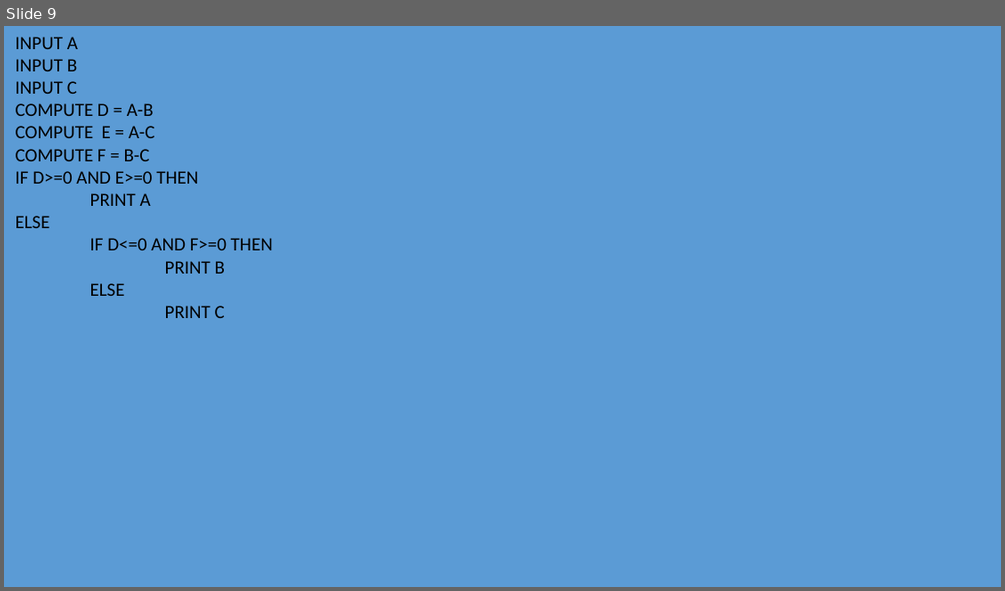
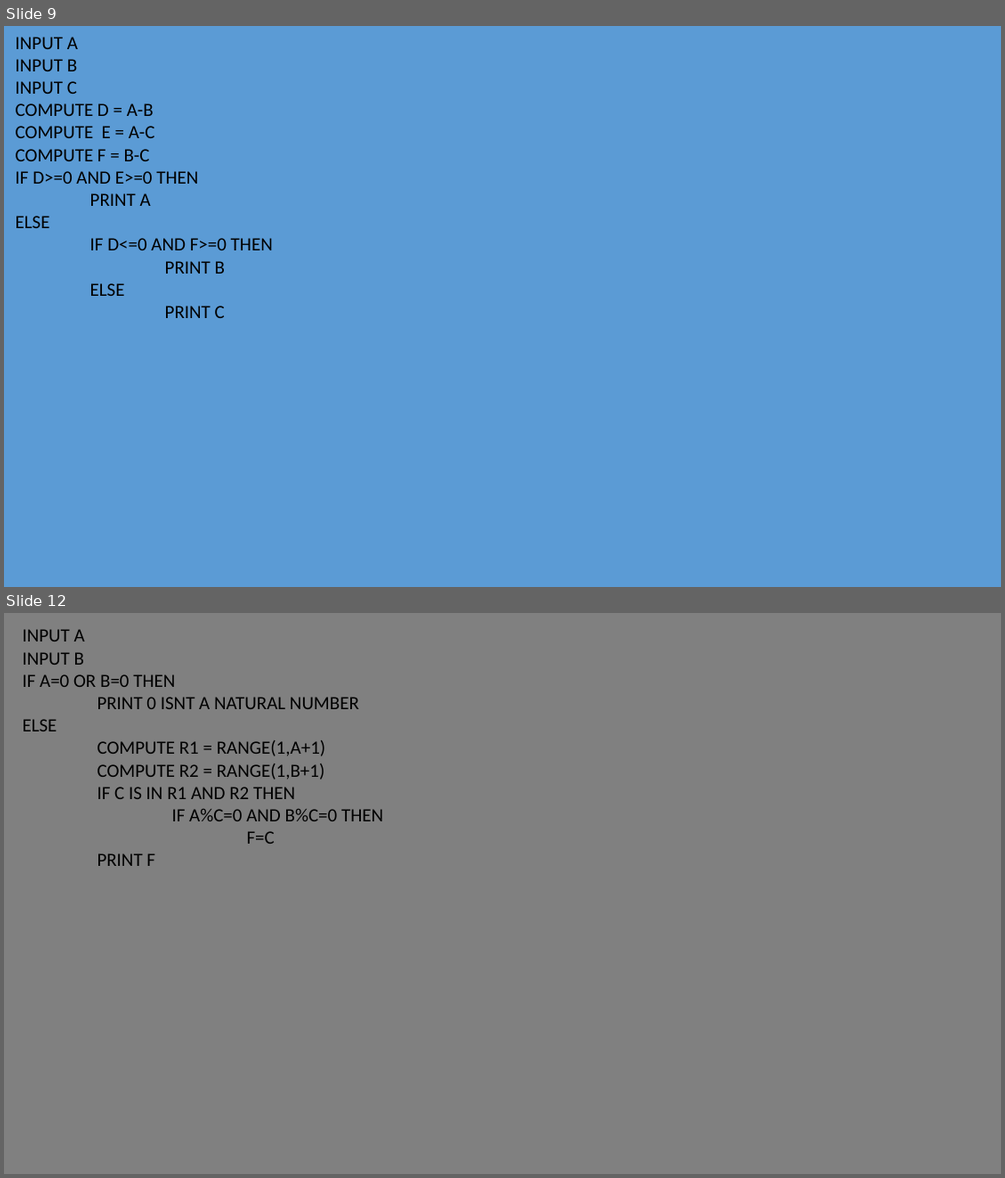
Before and after one commit to 3l4k/Lotanna_OkekeCSC102, a slide deck: Lotanna OkekeAA1.pptx. Shown one above the other, each under a label of ours: slide 9 before the commit, slides 9 and 12 after it; the slides between them are not shown. The pictures are 1005x591 and 1005x1178 pixels, drawn with LibreOffice and Linux fonts; fonts in the diff are those of the drawing. Boxes give left, top, right and bottom in pixels: in the first picture for what was removed or moved away, otherwise in the second. Text is boxed around its words. In the diff, an @@ line names an element or a change of style, - is before the commit and + after.

```diff
--- a/Lotanna OkekeAA1.pptx
+++ b/Lotanna OkekeAA1.pptx
@@ slide 12 added at [4, 613, 1001, 1174], background #808080 @@
@@ text added at [23, 629, 383, 866], 18 pt, text #000000 @@
+INPUT A
+INPUT B
+IF A=0 OR B=0 THEN
+PRINT 0 ISNT A NATURAL NUMBER
+ELSE
+COMPUTE R1 = RANGE(1,A+1)
+COMPUTE R2 = RANGE(1,B+1)
+IF C IS IN R1 AND R2 THEN
+IF A%C=0 AND B%C=0 THEN
+F=C
+PRINT F
```
Also in this commit, not shown: 4 slides changed, 8 other slides added, 1 other file.
